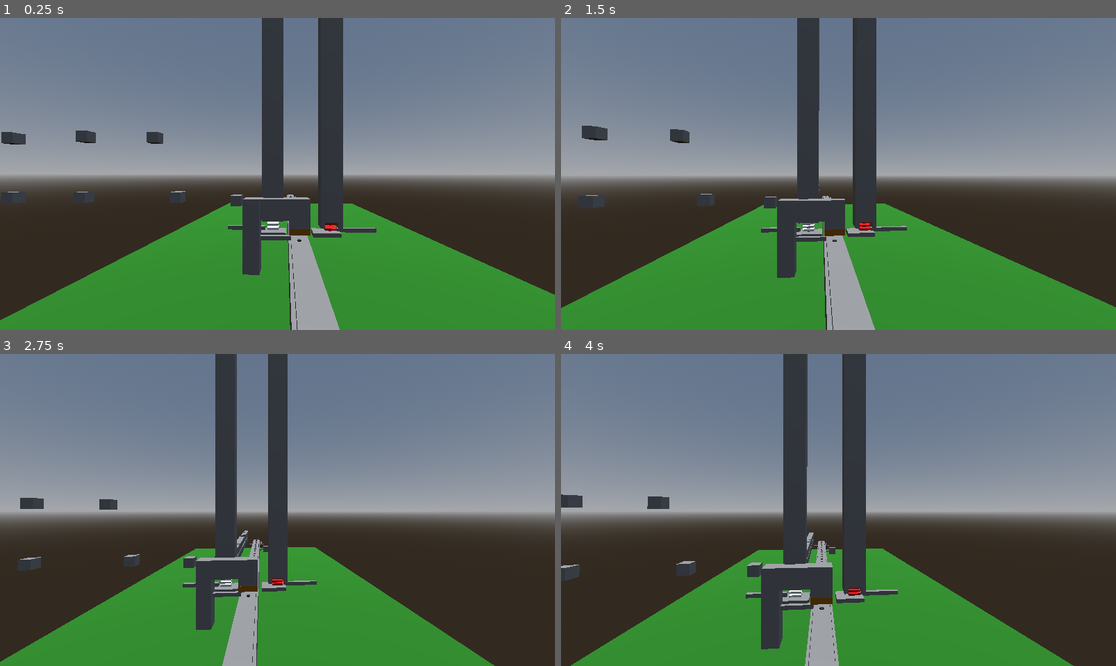
Above: before the commit, frames 1-4 (two rows, left to right).
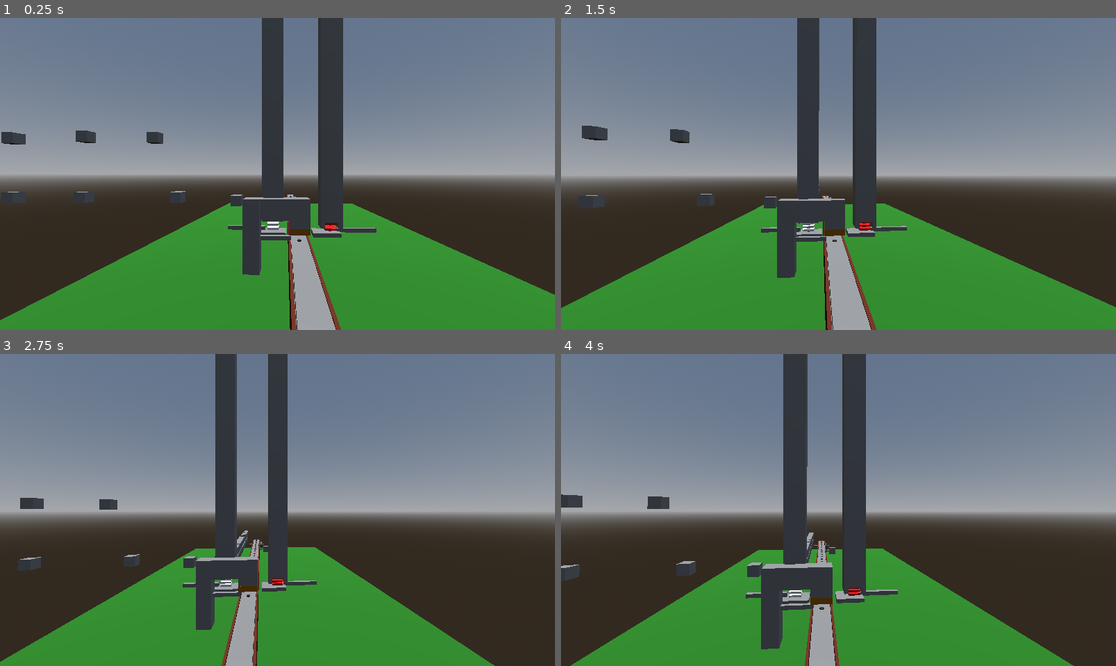
Above: after the commit, the same moments.

Repository: Garcia-IGC/maquina-de-turing
Game: Godot game, scene res://src/escenas/mapa.tscn
Same seed, same stepped clock (60 frames per second), same inputs: the game is played once before the commit and once after it.
Inputs (mouse positions are in pixels of both pictures, inside the frame that each line leads up to):
- Up to frame 1 (0.25 s): no input
- Up to frame 2 (1.5 s): tap Enter at 0.5 s; move the mouse to (866, 174) at 0.52 s; hold W 0.53-1.28 s; tap Alt at 0.6 s; click (866, 174) at 0.67 s; move the mouse to (727, 189) at 1.27 s; hold S from 1.28 s (still down); tap Shift at 1.35 s
- Up to frame 3 (2.75 s): move the mouse to (333, 441) at 2.02 s; release S at 2.03 s; hold D from 2.03 s (still down); hold E from 2.03 s (still down)
- Up to frame 4 (4 s): move the mouse to (810, 572) at 2.77 s; release D at 2.78 s; release E at 2.78 s; hold W 2.78-3.53 s; tap Q at 2.85 s; click (810, 572) at 2.92 s; move the mouse to (1005, 556) at 3.52 s; hold A from 3.53 s (still down); tap Alt at 3.6 s

The runs differ from the first frame. In frame 1, 0.5% of the frame differs, in the area x 51-62%, y 56-100%; in frame 2, 0.5%; in frame 3, 0.3%; in frame 4, 0.2%.

Commit message:
guardaravances

Diff:
--- a/src/escenas/cajas_de_piezas.tscn
+++ b/src/escenas/cajas_de_piezas.tscn
@@ -181,7 +181,7 @@
 collision_mask = 3
 
 [node name="CollisionShape3D" type="CollisionShape3D" parent="CajaBlancas/MeshInstance3D6/StaticBody3D"]
-transform = Transform3D(1, 0, 0, 0, 1, 0, 0, 0, 1, 0, 0, 0.40189362)
+transform = Transform3D(1, 0, 0, 0, 1, 0, 0, 0, 1, 0, 0, 0.38818562)
 shape = SubResource("ConvexPolygonShape3D_g0uy4")
 
 [node name="MeshInstance3D8" type="MeshInstance3D" parent="CajaBlancas"]
@@ -194,6 +194,7 @@
 collision_mask = 3
 
 [node name="CollisionShape3D" type="CollisionShape3D" parent="CajaBlancas/MeshInstance3D8/StaticBody3D"]
+transform = Transform3D(1, 0, 0, 0, 1, 0, 0, 0, 1, 0, 0, 0.3859768)
 shape = SubResource("ConvexPolygonShape3D_mvoyr")
 
 [node name="MeshInstance3D7" type="MeshInstance3D" parent="CajaBlancas"]
@@ -206,6 +207,7 @@
 collision_mask = 3
 
 [node name="CollisionShape3D" type="CollisionShape3D" parent="CajaBlancas/MeshInstance3D7/StaticBody3D"]
+transform = Transform3D(1, 0, 0, 0, 1, 0, 0, 0, 1, 0, 0, 0.38597703)
 shape = SubResource("ConvexPolygonShape3D_26oiy")
 
 [node name="PiezasBlancas" type="Node3D" parent="CajaBlancas"]
--- a/src/escenas/cinta.tscn
+++ b/src/escenas/cinta.tscn
@@ -30,10 +30,21 @@
 
 [sub_resource type="BoxMesh" id="BoxMesh_bb845"]
 material = SubResource("StandardMaterial3D_rxdua")
-size = Vector3(0.035, 0.02, 1.455)
+size = Vector3(0.035, 0.02, 1.24)
+
+[sub_resource type="StandardMaterial3D" id="StandardMaterial3D_qky5x"]
+albedo_color = Color(0, 0, 0, 1)
+
+[sub_resource type="BoxMesh" id="BoxMesh_1ysks"]
+material = SubResource("StandardMaterial3D_qky5x")
+size = Vector3(0.035, 0.02, 0.075)
+
+[sub_resource type="StandardMaterial3D" id="StandardMaterial3D_jc60o"]
+albedo_color = Color(0.42436016, 0.16199845, 0.08910083, 1)
 
 [sub_resource type="BoxMesh" id="BoxMesh_ums1p"]
-size = Vector3(0.05, 0.66, 22.5)
+material = SubResource("StandardMaterial3D_jc60o")
+size = Vector3(0.05, 0.75, 22.5)
 
 [sub_resource type="BoxMesh" id="BoxMesh_qky5x"]
 size = Vector3(0.4, 0.185, 0.04)
@@ -155,13 +166,61 @@
 [node name="Node3D" type="Node3D" parent="."]
 
 [node name="Correa" type="MeshInstance3D" parent="Node3D"]
-transform = Transform3D(1, 0, 0, 0, 0.9659258, 0.25881904, 0, -0.25881904, 0.9659258, -0.36979508, -0.20282596, 35.21674)
+transform = Transform3D(1, 0, 0, 0, 0.9659258, 0.25881904, 0, -0.25881904, 0.9659258, -0.36979508, -0.21561329, 35.197395)
 mesh = SubResource("BoxMesh_bb845")
 
 [node name="Correa2" type="MeshInstance3D" parent="Node3D"]
-transform = Transform3D(1, 0, 0, 0, 0.9996573, 0.026176948, 0, -0.026176948, 0.9996573, -0.35722536, -0.54273343, 35.303574)
+transform = Transform3D(1, 0, 0, 0, 0.9996573, 0.026176948, 0, -0.026176948, 0.9996573, -0.35722536, -0.5339216, 35.279064)
 mesh = SubResource("BoxMesh_bb845")
 skeleton = NodePath("../Correa")
+
+[node name="Correa3" type="MeshInstance3D" parent="Node3D"]
+transform = Transform3D(1, 0, 0, 0, 0.9816271, -0.19080898, 0, 0.19080898, 0.9816271, -0.37, -0.062599, 35.82713)
+mesh = SubResource("BoxMesh_1ysks")
+
+[node name="Correa3" type="MeshInstance3D" parent="Node3D/Correa3"]
+transform = Transform3D(1, 0, 0, 0, 0.9816288, -0.19080932, 0, 0.19080932, 0.9816288, 0.001505971, -0.007984161, 0.07172775)
+mesh = SubResource("BoxMesh_1ysks")
+
+[node name="Correa3" type="MeshInstance3D" parent="Node3D/Correa3/Correa3"]
+transform = Transform3D(1, 0, 0, 0, 0.9510581, -0.30901748, 0, 0.30901748, 0.9510581, 0.001505971, -0.011845589, 0.07104874)
+mesh = SubResource("BoxMesh_1ysks")
+
+[node name="Correa3" type="MeshInstance3D" parent="Node3D/Correa3/Correa3/Correa3"]
+transform = Transform3D(1, 0, 0, 0, 0.9510581, -0.30901748, 0, 0.30901748, 0.9510581, 0.001505971, -0.011845589, 0.07104874)
+mesh = SubResource("BoxMesh_1ysks")
+
+[node name="Correa3" type="MeshInstance3D" parent="Node3D/Correa3/Correa3/Correa3/Correa3"]
+transform = Transform3D(1, 0, 0, 0, 0.9510581, -0.30901748, 0, 0.30901748, 0.9510581, 0.001505971, -0.011845589, 0.07104874)
+mesh = SubResource("BoxMesh_1ysks")
+
+[node name="Correa3" type="MeshInstance3D" parent="Node3D/Correa3/Correa3/Correa3/Correa3/Correa3"]
+transform = Transform3D(1, 0, 0, 0, 0.9510581, -0.30901748, 0, 0.30901748, 0.9510581, 0.001505971, -0.011845589, 0.07104874)
+mesh = SubResource("BoxMesh_1ysks")
+
+[node name="Correa3" type="MeshInstance3D" parent="Node3D/Correa3/Correa3/Correa3/Correa3/Correa3/Correa3"]
+transform = Transform3D(1, 0, 0, 0, 0.9510581, -0.30901748, 0, 0.30901748, 0.9510581, 0.001505971, -0.011845589, 0.07104874)
+mesh = SubResource("BoxMesh_1ysks")
+
+[node name="Correa3" type="MeshInstance3D" parent="Node3D/Correa3/Correa3/Correa3/Correa3/Correa3/Correa3/Correa3"]
+transform = Transform3D(1, 0, 0, 0, 0.9510581, -0.30901748, 0, 0.30901748, 0.9510581, 0.001505971, -0.011845589, 0.07104874)
+mesh = SubResource("BoxMesh_1ysks")
+
+[node name="Correa3" type="MeshInstance3D" parent="Node3D/Correa3/Correa3/Correa3/Correa3/Correa3/Correa3/Correa3/Correa3"]
+transform = Transform3D(1, 0, 0, 0, 0.9510581, -0.30901748, 0, 0.30901748, 0.9510581, 0.001505971, -0.011845589, 0.07104874)
+mesh = SubResource("BoxMesh_1ysks")
+
+[node name="Correa4" type="MeshInstance3D" parent="Node3D"]
+transform = Transform3D(1, 0, 0, 0, 0.61566246, 0.7880119, 0, -0.7880119, 0.61566246, -0.3691978, -0.40742102, 34.5864)
+mesh = SubResource("BoxMesh_1ysks")
+
+[node name="Correa4" type="MeshInstance3D" parent="Node3D/Correa4"]
+transform = Transform3D(1, 0, 0, 0, 0.6156634, 0.788012, 0, -0.788012, 0.6156634, 0.00783664, -0.03441429, -0.061576843)
+mesh = SubResource("BoxMesh_1ysks")
+
+[node name="Correa4" type="MeshInstance3D" parent="Node3D/Correa4/Correa4"]
+transform = Transform3D(1, 0, 0, 0, 0.6156634, 0.788012, 0, -0.788012, 0.6156634, 0.00783664, -0.022468567, -0.06615543)
+mesh = SubResource("BoxMesh_1ysks")
 
 [node name="Cobertura" type="MeshInstance3D" parent="."]
 transform = Transform3D(1, 0, 0, 0, 1, 0, 0, 0, 1, -0.234, -0.334, 24.681887)
@@ -225,3 +284,13 @@
 transform = Transform3D(-1, 8.742277e-08, 0, -6.017787e-08, -0.68835455, -0.7253743, -6.341424e-08, -0.7253743, 0.68835455, 0.019119322, -0.57668173, 35.981747)
 mesh = SubResource("BoxMesh_qky5x")
 skeleton = NodePath("../MeshInstance3D")
+
+[node name="Rodillo2" type="MeshInstance3D" parent="."]
+transform = Transform3D(1.7480053e-05, 1, 0, -1, 1.7480053e-05, 0, 0, 0, 1, 0, -0.29454812, 13.605811)
+mesh = SubResource("CylinderMesh_53i6w")
+skeleton = NodePath("../MeshInstance3D")
+
+[node name="CinildroRodillo2" type="MeshInstance3D" parent="."]
+transform = Transform3D(1.7480053e-05, 1, 0, -1, 1.7480053e-05, 0, 0, 0, 1, -0.0008395016, -0.29454812, 13.605811)
+mesh = SubResource("CylinderMesh_bb845")
+skeleton = NodePath("../Rodillo")
Not shown: 1 places in src/escenas/cinta.tscn that only renumber resources
